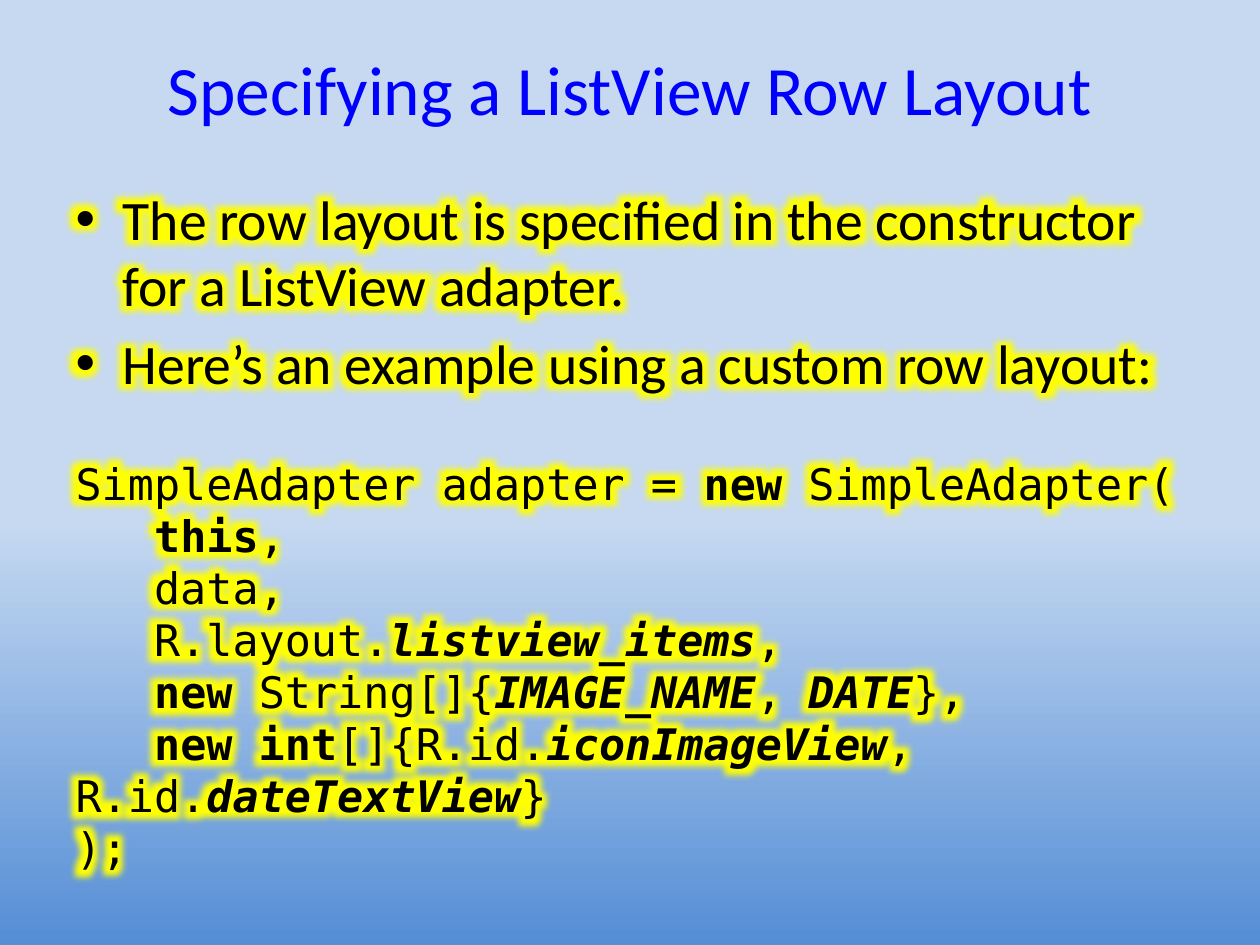
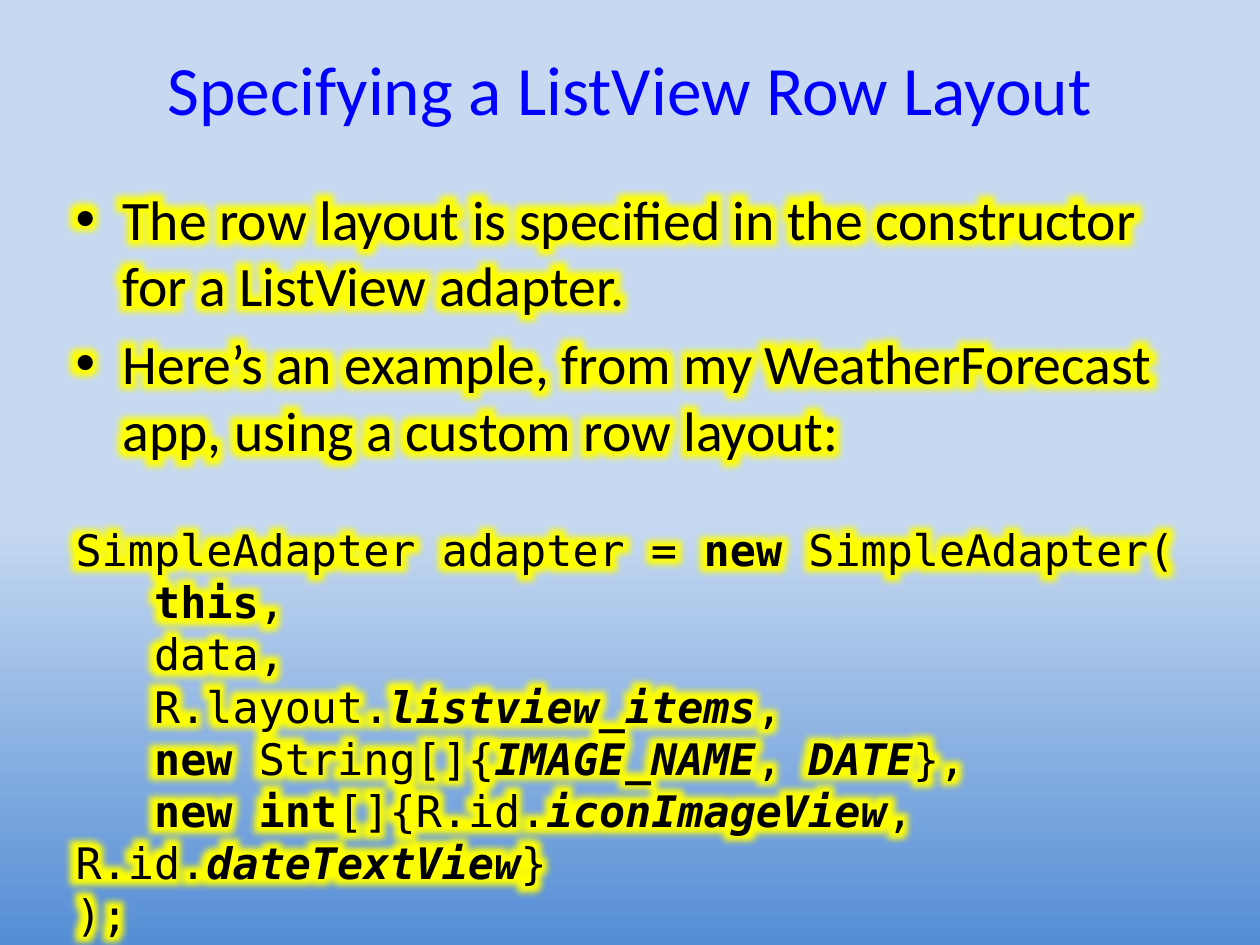
Before and after one commit to ProfBird/AndroidAppDev1-CourseMaterials, a slide deck: slide 7 of docs/Slides/CIS399Wk3Day2-ListViews.pptx. Drawn at 1260x945 pixels with LibreOffice and Linux fonts; fonts in the diff are those of the drawing. Boxes give left, top, right and bottom in pixels: in the first picture for what was removed or moved away, otherwise in the second. Text is boxed around its words. In the diff, an @@ line names an element or a change of style, - is before the commit and + after.

```diff
--- a/docs/Slides/CIS399Wk3Day2-ListViews.pptx
+++ b/docs/Slides/CIS399Wk3Day2-ListViews.pptx
@@ text at [123, 338, 1151, 465]: text changed @@
-• Here’s an example using a custom row layout:
+• Here’s an example, from my WeatherForecast app, using a custom row layout:
```
Also in this commit, not shown: 2 other slides changed, 3 other files.
